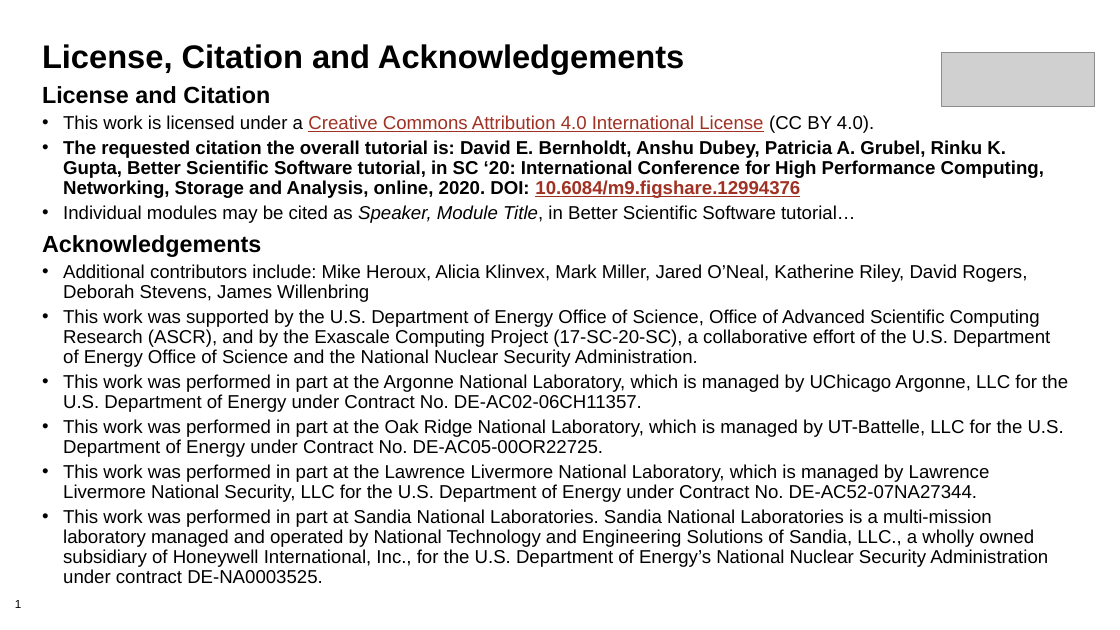
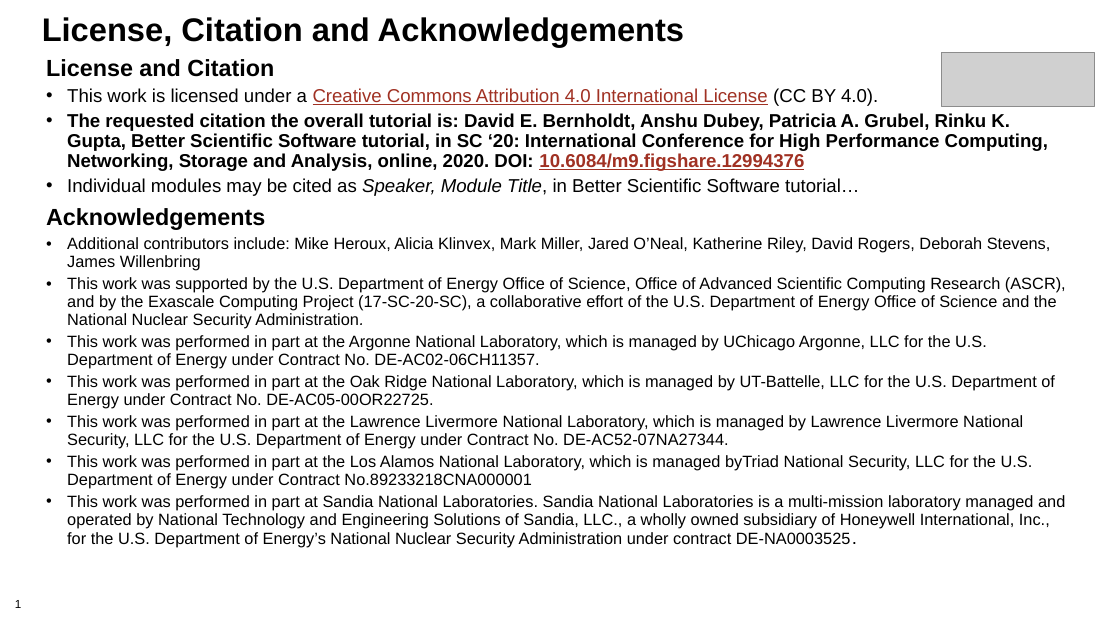
Before and after one commit to bssw-tutorial/presentations, a slide deck: slide 1 of license-master.pptx. Drawn at 1120x630 pixels with LibreOffice and Linux fonts; fonts in the diff are those of the drawing; grey boxes stand for pictures; background and template pictures are left out. Boxes give left, top, right and bottom in pixels: in the first picture for what was removed or moved away, otherwise in the second. Text is boxed around its words. In the diff, an @@ line names an element or a change of style, - is before the commit and + after.

Commit message:
Added LANL to license now.

```diff
--- a/license-master.pptx
+++ b/license-master.pptx
@@ title "License, Citation and Acknowledgements": place and size @@
-title "License, Citation and Acknowledgements" at (42, 44, 684, 74)
+title "License, Citation and Acknowledgements" at (42, 17, 684, 47)
@@ text "License and Citation": place and size @@
-text "License and Citation" at (42, 86, 1068, 584)
+text "License and Citation" at (46, 59, 1066, 548)
@@ text at (67, 237, 1066, 548): size 16 to 14 pt in "Additional contributors include: Mike Heroux, Alicia Klinvex ...", "This work was supported by the U.S. ...", "This work was performed in part at ...", "This work was performed in part at ..." and 2 more places @@
@@ text at (67, 455, 1033, 488): paragraph added @@
+• This work was performed in part at the Los Alamos National Laboratory, which is managed byTriad National Security, LLC for the U.S. Department of Energy under Contract No.89233218CNA000001
```
